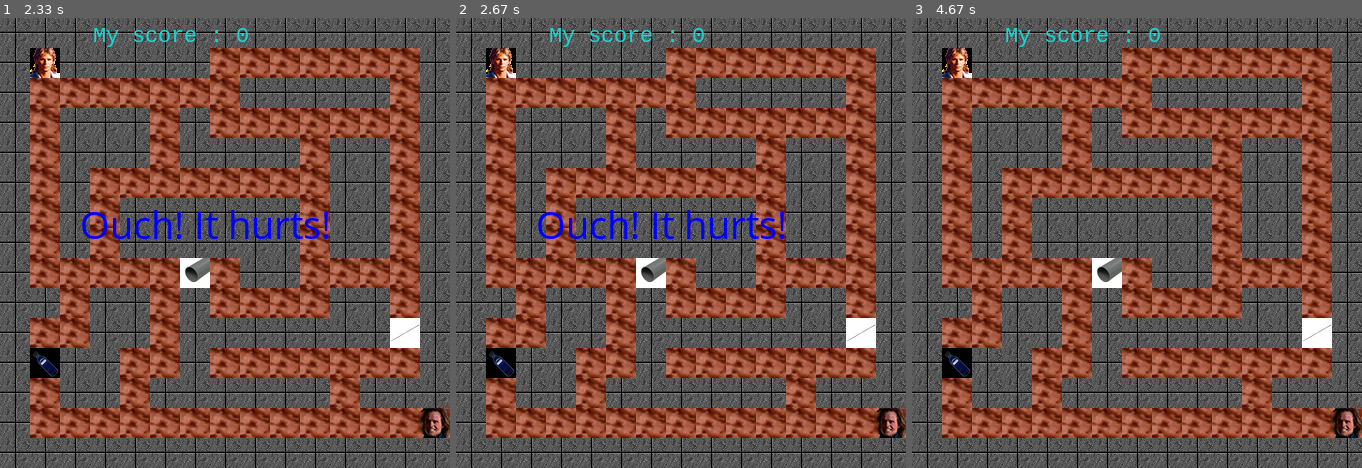
Above: before the commit, frames 1-3 (left to right).
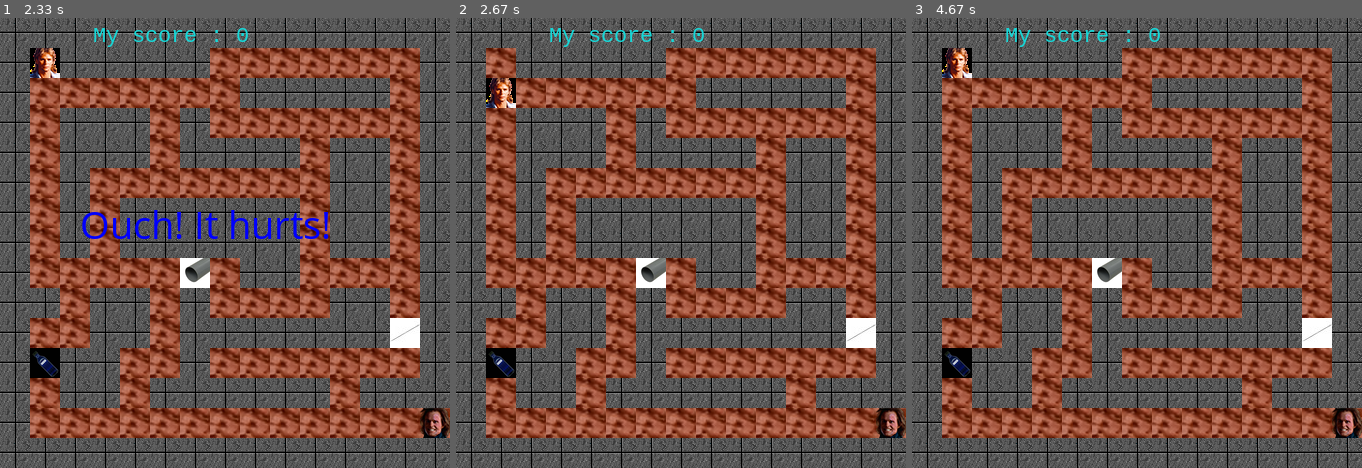
Above: after the commit, the same moments.

Repository: guillaume-dujardin/Projet-3
Game: pygame game, started from main.py
Two runs of this game, one before a commit and one after it. Both use one fixed random seed, a clock stepped at 60 frames per second and the inputs below.
Inputs:
- Up to frame 1 (2.33 s): hold Right 0.33-0.8 s; hold Up 0.83-1.13 s; hold Right 1.17-1.72 s; hold Left from 1.75 s (still down)
- Up to frame 2 (2.67 s): release Left at 2.48 s; hold Down from 2.52 s (still down)
- Up to frame 3 (4.67 s): release Down at 3.47 s; hold Up from 4.35 s (still down)

Frame 1 is identical in both runs. In frame 2, 1.9% of the frame differs, in the area x 6-74%, y 6-50%; in frame 3, nothing differs.

Commit message:
Changed functions

Diff:
--- a/Character.py
+++ b/Character.py
@@ -21,6 +21,11 @@
         self.direction = self.position
         self.map = map
 
+    def display_and_sleep(self,window) :
+        window.blit(self.score_text, (80, 180))
+        pygame.display.flip()
+        time.sleep(.600)
+
     def objects(self,pos_y,pos_x, window) :
         self.current_item_in_box = self.map.map_array[pos_y][pos_x]
         if self.current_item_in_box == 'e' or self.current_item_in_box == 's' or self.current_item_in_box == 'p' :
@@ -30,21 +35,20 @@
             if self.current_item_in_box == 'e' :
                 myfont = pygame.font.SysFont("comicsansms", 40)
                 self.score_text = myfont.render("ether object", 1, (0, 0, 255))
-                window.blit(self.score_text, (80, 180))
-                pygame.display.flip()
-                time.sleep(1)
+                self.display_and_sleep(window)
+
             elif self.current_item_in_box == 's' :
                 myfont = pygame.font.SysFont("comicsansms", 40)
                 self.score_text = myfont.render("needle object", 1, (0, 0, 255))
-                window.blit(self.score_text, (80, 180))
-                pygame.display.flip()
-                time.sleep(1)
+                self.display_and_sleep(window)
+
             elif self.current_item_in_box == 'p' :
                 myfont = pygame.font.SysFont("comicsansms", 40)
                 self.score_text = myfont.render("plastic_tube object", 1, (0, 0, 255))
-                window.blit(self.score_text, (80, 180))
-                pygame.display.flip()
-                time.sleep(1)
+                self.display_and_sleep(window)
+            else :
+                return AttributeError
+
     def verif_win(self,pos_y,pos_x) :
         if self.map.map_array[pos_y][pos_x] == 'O' and self.map.score == 3 :
             return True
@@ -58,7 +62,59 @@
         self.score_text = myfont.render("Ouch! It hurts!", 1, (0, 0, 255))
         window.blit(self.score_text, (80, 180))
         pygame.display.flip()
-        time.sleep(1)
+        time.sleep(.500)
+
+    def move_r(self,map) :
+        map.map_array[self.column][self.line] = ' '
+        self.line += 1
+        map.map_array[self.column][self.line] = 'X'
+        self.x = self.line * square_size
+
+    def move_l(self,map) :
+        map.map_array[self.column][self.line] = ' '
+        self.line -= 1
+        map.map_array[self.column][self.line] = 'X'
+        self.x = self.line * square_size
+
+    def move_u(self,map) :
+        map.map_array[self.column][self.line] = ' '
+        self.column -= 1
+        map.map_array[self.column][self.line] = 'X'
+        self.x = self.line * square_size
+
+    def move_d(self,map) :
+        map.map_array[self.column][self.line] = ' '
+        self.column += 1
+        map.map_array[self.column][self.line] = 'X'
+        self.x = self.line * square_size
+
+    def move_tap_r(self,window,map) :
+        if self.map.map_array[self.column][self.line + 1] != '#' : # if the character's position in the maze is different from '#'
+            self.move_r(map)
+        else :
+            self.tap_wall(window)
+        self.direction = self.position
+
+    def move_tap_l(self,window,map) :
+        if self.map.map_array[self.column][self.line - 1] != '#' :
+            self.move_l(map)
+        else :
+            self.tap_wall(window)
+        self.direction = self.position
+
+    def move_tap_u(self,window,map) :
+        if self.map.map_array[self.column - 1][self.line] != '#' :
+            self.move_u(map)
+        else :
+            self.tap_wall(window)
+        self.direction = self.position
+
+    def move_tap_d(self,window,map) :
+        if self.map.map_array[self.column + 1][self.line] != '#' :
+            self.move_d(map)
+        else :
+            self.tap_wall(window)
+        self.direction = self.position
 
     def move(self, map, direction, window) : # Displacement function
 
@@ -67,47 +123,21 @@
         if direction == 'right' : # if the direction argument is 'right'
             if self.line < (number_of_square - 1) : # if line is less than the number of squares - 1
                 self.objects(self.column,self.line + 1, window)
-                if self.map.map_array[self.column][self.line + 1] != '#' : # if the character's position in the maze is different from '#'
-                    map.map_array[self.column][self.line] = ' ' # the space becomes empty
-                    self.line += 1
-                    map.map_array[self.column][self.line] = 'X' # the new location becomes the character
-                    self.x = self.line * square_size
-                else :
-                    self.tap_wall(window)
-                self.direction = self.position
+                self.move_tap_r(window,map)
 
-        if direction == 'left' :
+        elif direction == 'left' :
             if self.line > 0 :
                 self.objects(self.column,self.line - 1, window)
-                if self.map.map_array[self.column][self.line - 1] != '#' :
-                    map.map_array[self.column][self.line] = ' '
-                    self.line -= 1
-                    map.map_array[self.column][self.line] = 'X'
-                    self.x = self.line * square_size
-                else :
-                    self.tap_wall(window)
-            self.direction = self.position
+                self.move_tap_l(window,map)
 
-        if direction == 'up' :
+        elif direction == 'up' :
             if self.column > 0 :
                 self.objects(self.column - 1,self.line, window)
-                if self.map.map_array[self.column - 1][self.line] != '#' :
-                    map.map_array[self.column][self.line] = ' '
-                    self.column -= 1
-                    map.map_array[self.column][self.line] = 'X'
-                    self.x = self.line * square_size
-                else :
-                    self.tap_wall(window)
-            self.direction = self.position
+                self.move_tap_u(window,map)
 
-        if direction == 'down' :
+        elif direction == 'down' :
             if self.column < (number_of_square - 1) :
                 self.objects(self.column + 1,self.line, window)
-                if self.map.map_array[self.column + 1][self.line] != '#' :
-                    map.map_array[self.column][self.line] = ' '
-                    self.column += 1
-                    map.map_array[self.column][self.line] = 'X'
-                    self.x = self.line * square_size
-                else :
-                    self.tap_wall(window)
-            self.direction = self.position
+                self.move_tap_d(window,map)
+        else :
+            return AttributeError
